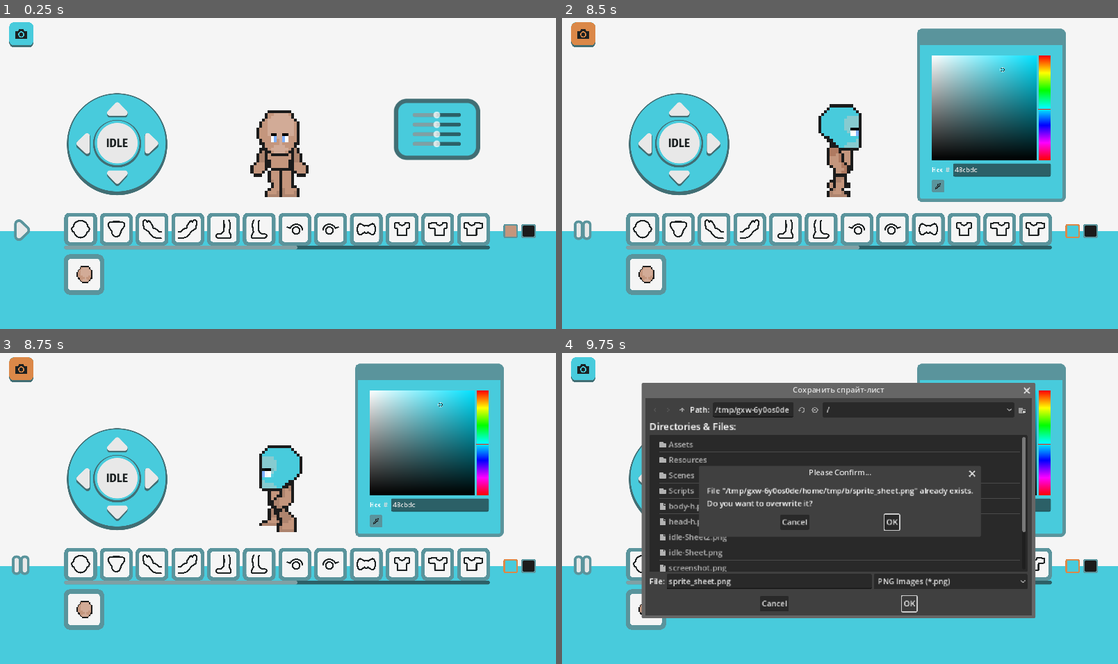
Above: before the commit, frames 1-4 (two rows, left to right).
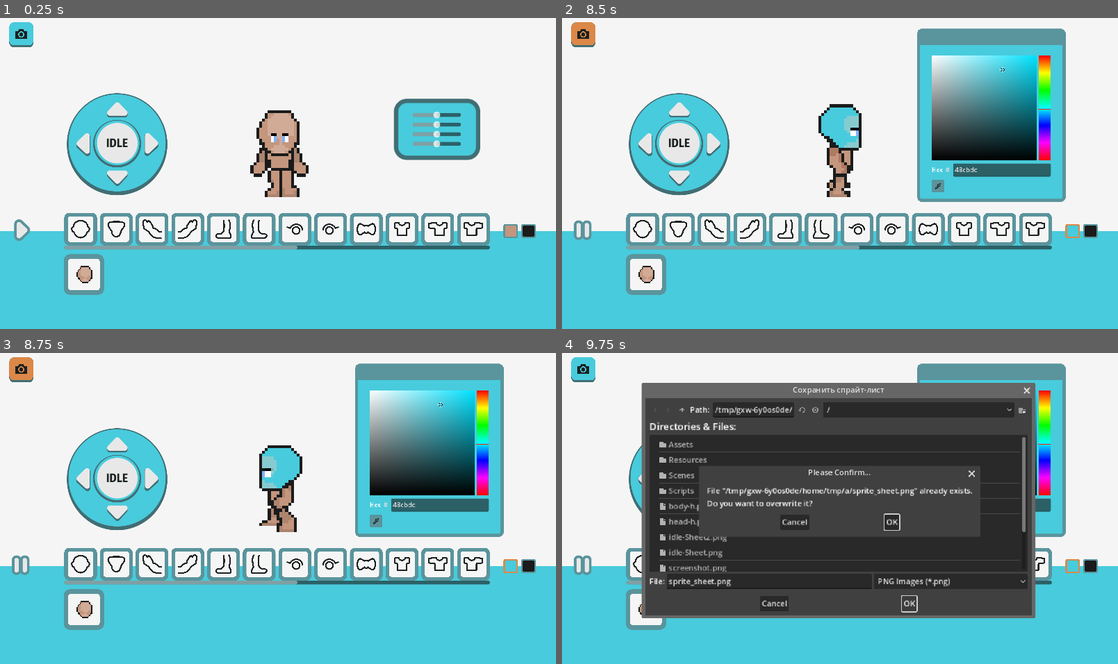
Above: after the commit, the same moments.

Repository: p1petto/CharacterMakerNew
Game: Godot game, scene res://Scenes/maker.tscn
Two runs of this game, one before a commit and one after it. Both use one fixed random seed, a clock stepped at 60 frames per second and the inputs below.
Inputs (mouse positions are in pixels of both pictures, inside the frame that each line leads up to):
- Up to frame 1 (0.25 s): no input
- Up to frame 2 (8.5 s): click (678, 179) at 0.5 s; click (712, 145) at 1.25 s; click (678, 108) at 2 s; click (645, 145) at 2.75 s; click "IDLE" at 3.5 s; click "WALK" at 4.25 s; click (645, 273) at 5 s; click (584, 229) at 5.75 s; click (1073, 232) at 6.52 s; click (940, 185) at 7.25 s; click (584, 33) at 8 s
- Up to frame 3 (8.75 s): no input
- Up to frame 4 (9.75 s): click (678, 514) at 8.75 s; click "OK" at 9.5 s

Frames 1-3 are identical in both runs. In frame 4, 0.2% of the frame differs, in the area x 26-75%, y 17-56%.

Commit message:
fix: скрытие колорпикера при добавлении кнопки

Diff:
--- a/Scripts/UI/accessore_panel.gd
+++ b/Scripts/UI/accessore_panel.gd
@@ -206,3 +206,7 @@
 			if button.is_active:
 				button.is_active = false
 				button.update_slot_texture()
+				if button.color_picker_button.color_picker.visible:
+					button.color_picker_button.color_picker.visible = false
+				elif button.color_picker_button_line.color_picker.visible:
+					button.color_picker_button_line.color_picker.visible = false
